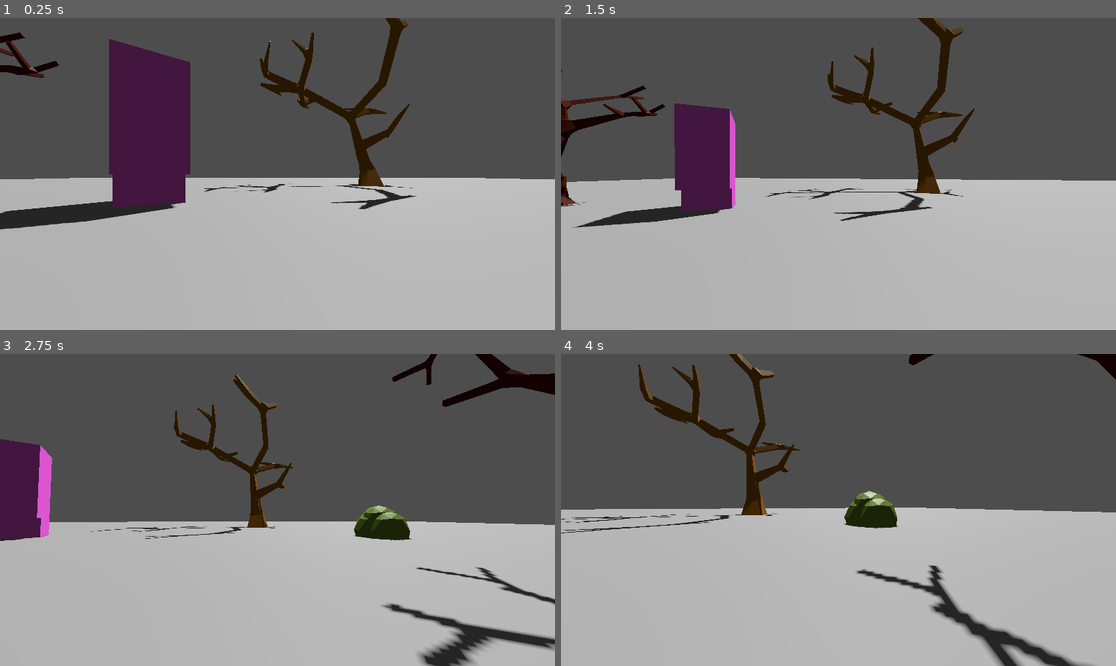
Above: before the commit, frames 1-4 (two rows, left to right).
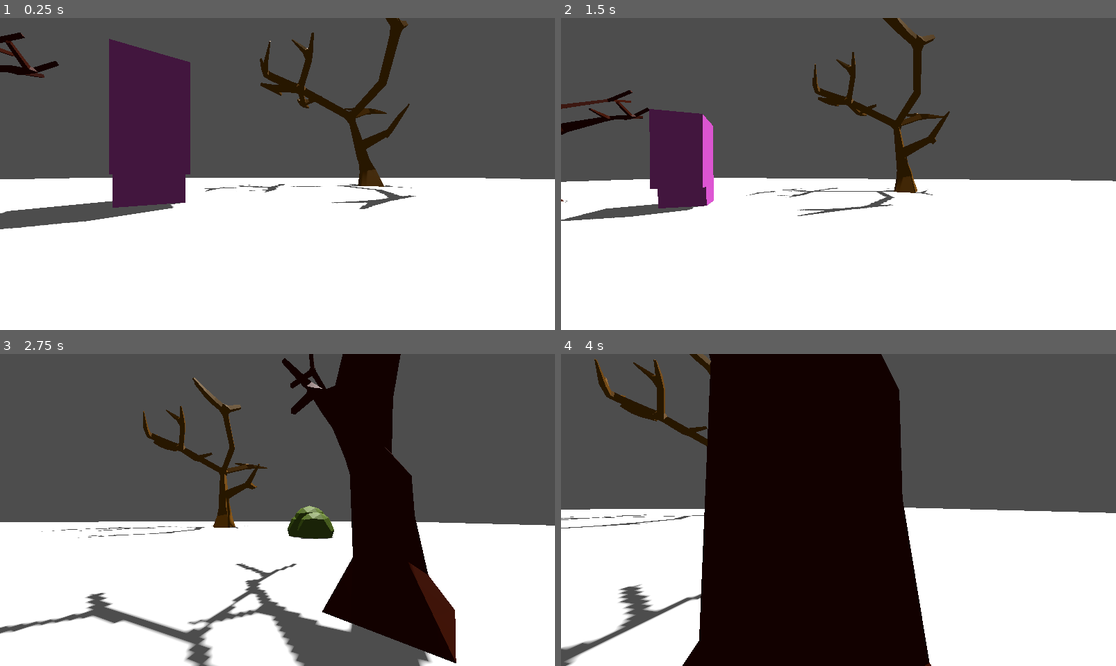
Above: after the commit, the same moments.

Repository: thedevbones/project-hillbilly
Game: Godot game, scene res://world.tscn
The game is run twice, just before and just after one commit, with the same random seed, the same clock (stepped at 60 frames per second) and the same inputs.
Inputs (mouse positions are in pixels of both pictures, inside the frame that each line leads up to):
- Up to frame 1 (0.25 s): no input
- Up to frame 2 (1.5 s): tap Enter at 0.5 s; move the mouse to (866, 174) at 0.52 s; hold D (walk_right) 0.53-1.28 s; hold Shift (sprint, bound only after the commit) 0.53-1.28 s; tap Space (jump) at 0.77 s; move the mouse to (810, 174) at 1.27 s; hold S (walk_back) from 1.28 s (still down); tap W (walk_foward) at 1.35 s
- Up to frame 3 (2.75 s): tap Space (jump) at 1.52 s; tap Shift (sprint, bound only after the commit) at 1.55 s; move the mouse to (288, 503) at 2.02 s; release S (walk_back) at 2.03 s; hold D (walk_right) from 2.03 s (still down); hold Shift (sprint, bound only after the commit) from 2.03 s (still down)
- Up to frame 4 (4 s): move the mouse to (832, 516) at 2.77 s; release Shift (sprint, bound only after the commit) at 2.78 s; tap Shift (sprint, bound only after the commit) at 2.85 s; tap Space (jump) at 3.02, 3.77 s; move the mouse to (877, 513) at 3.52 s; release D (walk_right) at 3.53 s; hold A (walk_left) from 3.53 s (still down); hold Shift (sprint, bound only after the commit) from 3.53 s (still down); tap W (walk_foward) at 3.6 s

The runs differ from the first frame. In frame 1, 47% of the frame differs, in the area x 0-100%, y 51-100%; in frame 2, 55%; in frame 3, 59%; in frame 4, 68%, in the area x 0-100%, y 0-100%.

Commit message:
Added sprinting logic

Diff:
--- a/Player.gd
+++ b/Player.gd
@@ -1,12 +1,21 @@
 extends CharacterBody3D
 
+const NORMAL_SPEED = 5.0
+const JUMP_VELOCITY = 4.5
+const MAX_STAMINA = 5
+const SPRINT_MULTIPLIER = 1.5
 
-const SPEED = 5.0
-const JUMP_VELOCITY = 4.5
 
 # Get the gravity from the project settings to be synced with RigidBody nodes.
 var gravity = ProjectSettings.get_setting("physics/3d/default_gravity")
 var mouse_sensitivity = 0.2
+var speed = NORMAL_SPEED
+var stamina = MAX_STAMINA
+var is_sprinting = false
+var can_sprint = true
+
+
+
 
 func _ready():
 	# Capture the mouse
@@ -30,15 +39,35 @@
 	if Input.is_action_just_pressed("jump") and is_on_floor():
 		velocity.y = JUMP_VELOCITY
 
+	# Sprinting logic
+	if Input.is_action_pressed("sprint") and stamina > 0 and can_sprint:
+		is_sprinting = true
+	else:
+		is_sprinting = false
+
+	if is_sprinting:
+		speed = NORMAL_SPEED * SPRINT_MULTIPLIER
+		stamina -= delta  # Stamina depletes continuously while sprinting
+		if stamina <= 0.0:
+			stamina = 0.0  # Clamp stamina to zero
+			is_sprinting = false
+			can_sprint = false
+
+	# Stamina regeneration logic
+	if not is_sprinting:
+		speed = NORMAL_SPEED
+		stamina += delta / 2
+		stamina = min(stamina, MAX_STAMINA)  # Clamp stamina to its maximum value
+
 	# Get the input direction and handle the movement/deceleration.
 	# As good practice, you should replace UI actions with custom gameplay actions.
 	var input_dir = Input.get_vector("walk_left", "walk_right", "walk_foward", "walk_back")
 	var direction = (transform.basis * Vector3(input_dir.x, 0, input_dir.y)).normalized()
 	if direction:
-		velocity.x = direction.x * SPEED
-		velocity.z = direction.z * SPEED
+		velocity.x = direction.x * speed
+		velocity.z = direction.z * speed
 	else:
-		velocity.x = move_toward(velocity.x, 0, SPEED)
-		velocity.z = move_toward(velocity.z, 0, SPEED)
+		velocity.x = move_toward(velocity.x, 0, speed)
+		velocity.z = move_toward(velocity.z, 0, speed)
 
 	move_and_slide()
--- a/project.godot
+++ b/project.godot
@@ -42,3 +42,8 @@
 "events": [Object(InputEventKey,"resource_local_to_scene":false,"resource_name":"","device":-1,"window_id":0,"alt_pressed":false,"shift_pressed":false,"ctrl_pressed":false,"meta_pressed":false,"pressed":false,"keycode":0,"physical_keycode":32,"key_label":0,"unicode":32,"echo":false,"script":null)
 ]
 }
+sprint={
+"deadzone": 0.5,
+"events": [Object(InputEventKey,"resource_local_to_scene":false,"resource_name":"","device":-1,"window_id":0,"alt_pressed":false,"shift_pressed":false,"ctrl_pressed":false,"meta_pressed":false,"pressed":false,"keycode":0,"physical_keycode":4194325,"key_label":0,"unicode":0,"echo":false,"script":null)
+]
+}
--- a/world.tscn
+++ b/world.tscn
@@ -11,6 +11,8 @@
 [sub_resource type="CapsuleMesh" id="CapsuleMesh_ge5q0"]
 
 [sub_resource type="Environment" id="Environment_wbc6u"]
+
+[sub_resource type="StandardMaterial3D" id="StandardMaterial3D_nmfsx"]
 
 [node name="World" type="Node3D"]
 
@@ -37,6 +39,7 @@
 transform = Transform3D(1, 0, 0, 0, 1, 0, 0, 0, 1, 0, -0.25, 0)
 use_collision = true
 size = Vector3(100, 0.5, 100)
+material = SubResource("StandardMaterial3D_nmfsx")
 
 [node name="testImport" parent="." instance=ExtResource("2_x5k7m")]
 transform = Transform3D(0.561289, 0, -0.82762, 0, 1, 0, 0.82762, 0, 0.561289, -4.6174, 4.76837e-07, -7.40462)
Not shown: 1 places in world.tscn that only renumber resources
